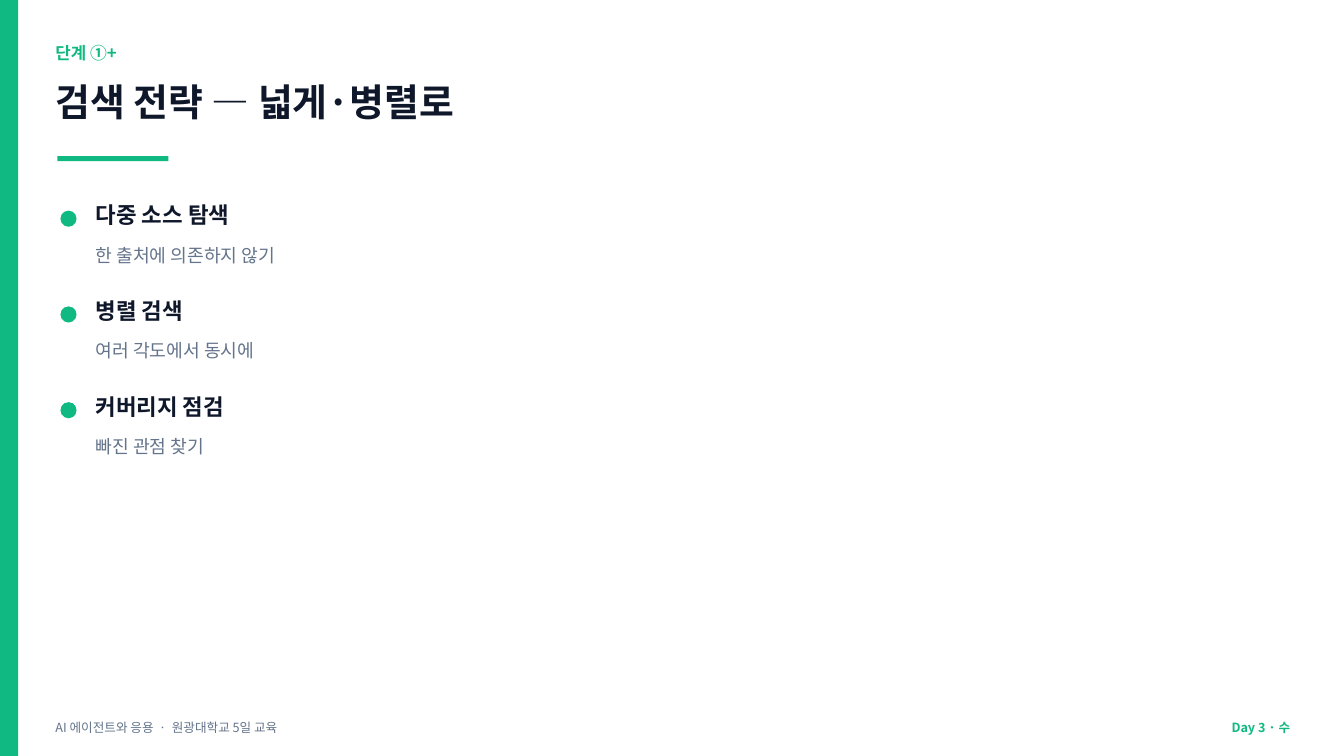
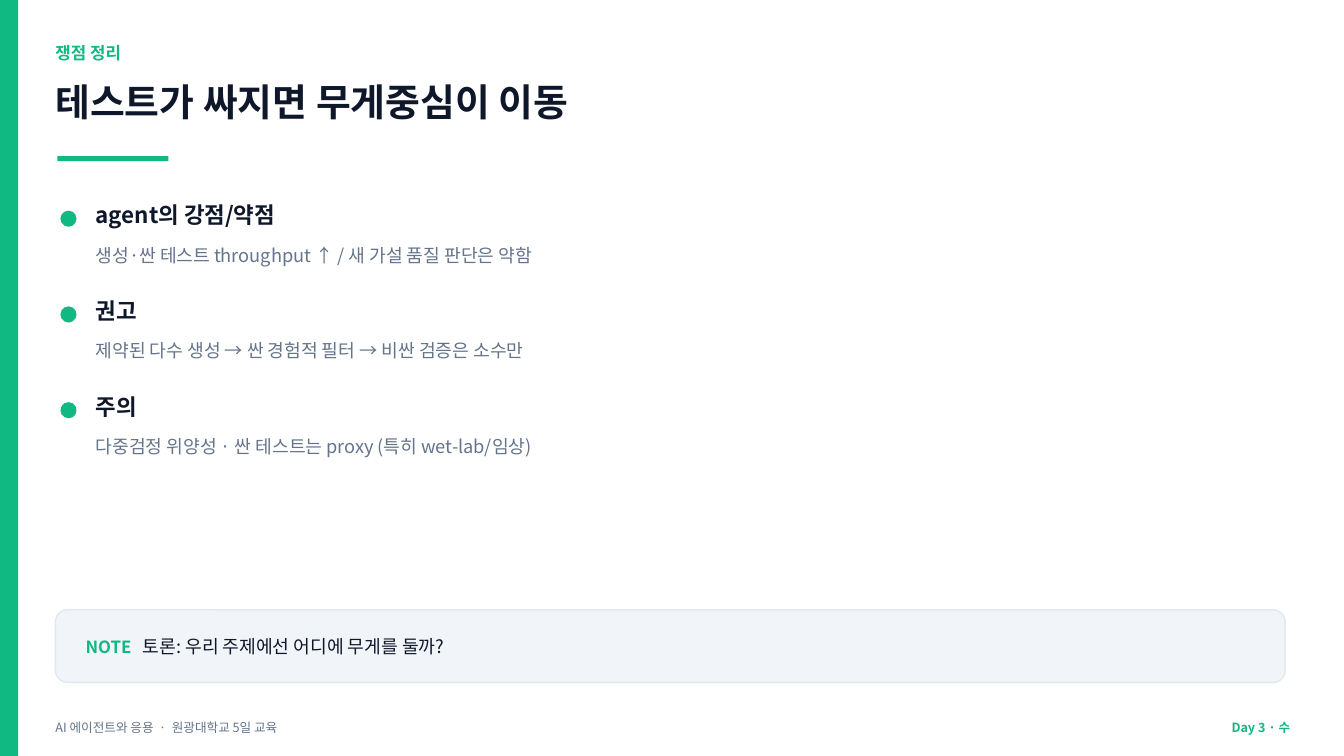
Before and after one commit to jyshin-22/wku-ai-agent-program, a slide deck: slide 21 of slides/day3.pptx. Drawn at 1344x756 pixels with LibreOffice and Linux fonts; fonts in the diff are those of the drawing. Boxes give left, top, right and bottom in pixels: in the first picture for what was removed or moved away, otherwise in the second. Text is boxed around its words. In the diff, an @@ line names an element or a change of style, - is before the commit and + after.

```diff
--- a/slides/day3.pptx
+++ b/slides/day3.pptx
@@ text at (55, 45, 121, 61): text changed @@
-단계 ①+
+쟁점 정리
@@ text at (55, 84, 569, 120): text changed @@
-검색 전략 — 넓게·병렬로
+테스트가 싸지면 무게중심이 이동
@@ text at (96, 204, 275, 229): text changed @@
-다중 소스 탐색
+agent의 강점/약점
@@ text at (96, 247, 532, 267): text changed @@
-한 출처에 의존하지 않기
+생성·싼 테스트 throughput ↑ / 새 가설 품질 판단은 약함
@@ text at (96, 300, 137, 321): text changed @@
-병렬 검색
+권고
@@ text at (96, 342, 523, 359): text changed @@
-여러 각도에서 동시에
+제약된 다수 생성 → 싼 경험적 필터 → 비싼 검증은 소수만
@@ text at (96, 396, 137, 417): text changed @@
-커버리지 점검
+주의
@@ text at (96, 438, 531, 457): text changed @@
-빠진 관점 찾기
+다중검정 위양성 · 싼 테스트는 proxy (특히 wet-lab/임상)
@@ rounded rectangle added at (55, 610, 1286, 683), fill #F1F5F9, outline #E2E8F0 1 pt @@
@@ text added at (86, 638, 444, 655), 13 pt, text #0F172A @@
+NOTE 토론: 우리 주제에선 어디에 무게를 둘까?
```
Also in this commit, not shown: 10 other slides changed, 1 slide added, 4 slides removed, 12 other files.
